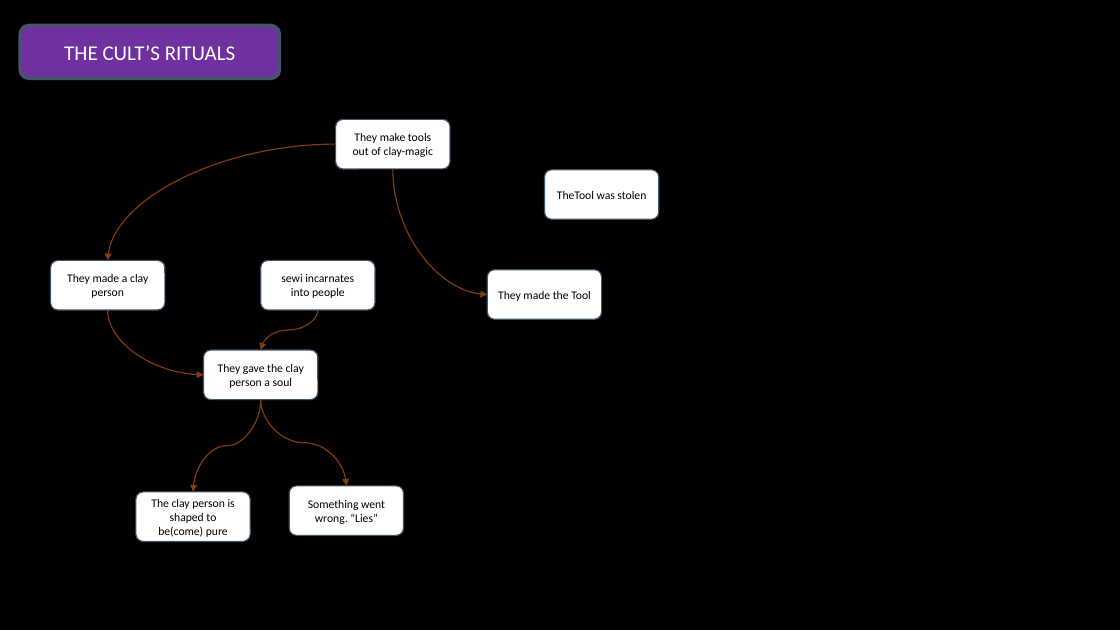
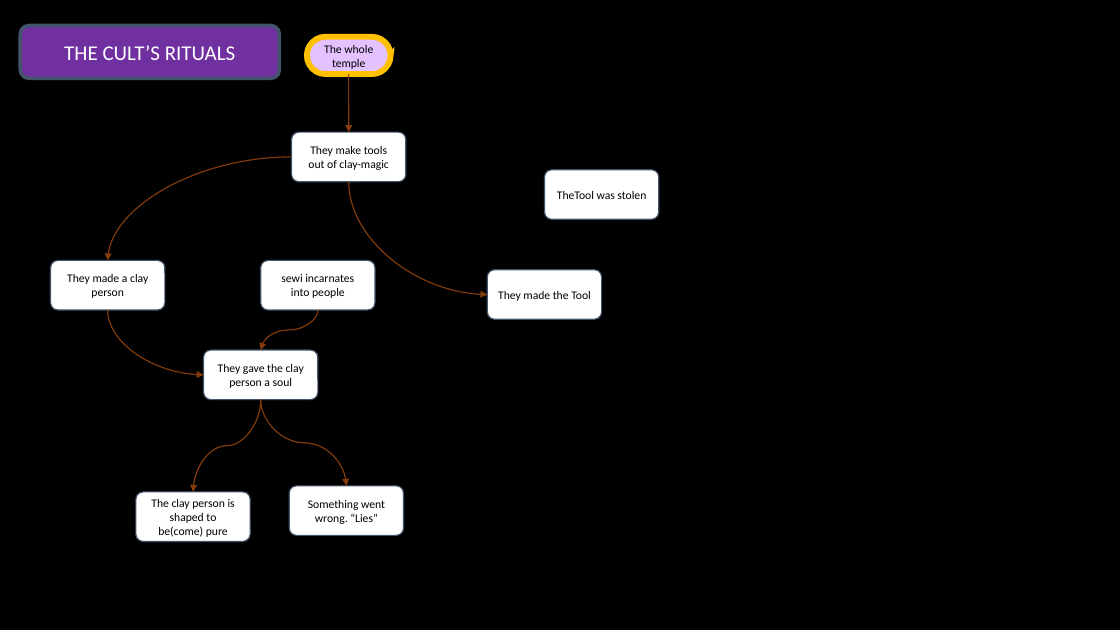
Before and after one commit to Tchetchouille/ijo-musi, a slide deck: slide 6 of Design Documents/Narration/Narrative Map.pptx (slide 3 before the commit). Drawn at 1120x630 pixels with LibreOffice and Linux fonts; fonts in the diff are those of the drawing. Boxes give left, top, right and bottom in pixels: in the first picture for what was removed or moved away, otherwise in the second. Text is boxed around its words. In the diff, an @@ line names an element or a change of style, - is before the commit and + after.

```diff
--- a/Design Documents/Narration/Narrative Map.pptx
+++ b/Design Documents/Narration/Narrative Map.pptx
@@ rounded rectangle added at [307, 37, 391, 74], fill #E4C1FF, outline #FFC000 5 pt, 10 pt, text #000000 @@
+The whole temple
@@ curved arrow added from (349, 74) to (349, 132), #FFC000 1 pt @@
@@ rounded rectangle "They make tools out of ...": place and size @@
-rounded rectangle "They make tools out of ..." at [336, 119, 450, 169]
+rounded rectangle "They make tools out of ..." at [292, 132, 406, 181]
@@ curved arrow moved from (336, 145) - (108, 260) to (292, 157) - (108, 260) @@
@@ curved arrow moved from (393, 169) - (487, 295) to (349, 181) - (487, 295) @@
```
Also in this commit, not shown: 3 other slides changed, 3 slides added, 7 other files.
